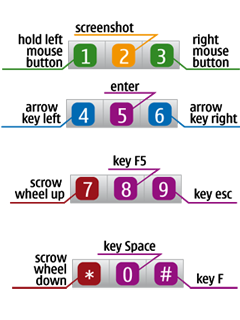
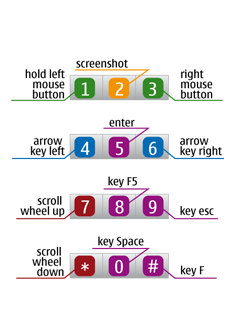
Revision of a layered w=240, h=320 image; what changed, layer by layer:
removed layer "Pasted Layer#3" over [11, 240, 238, 290]
removed layer "Pasted Layer#2" over [9, 155, 238, 204]
removed layer "Pasted Layer#1" over [0, 81, 240, 129]
painted on "Pasted Layer" over [2, 21, 240, 279]
